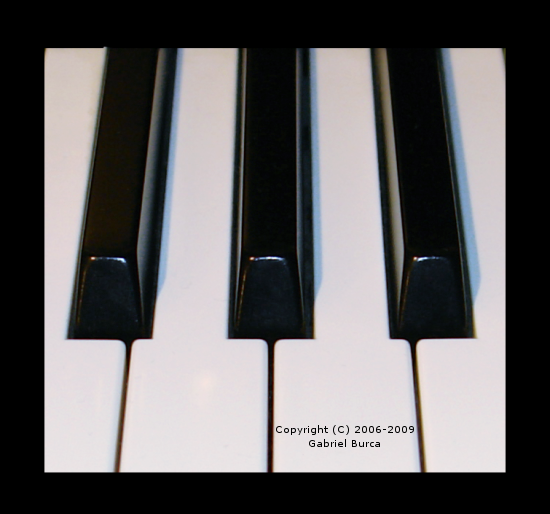
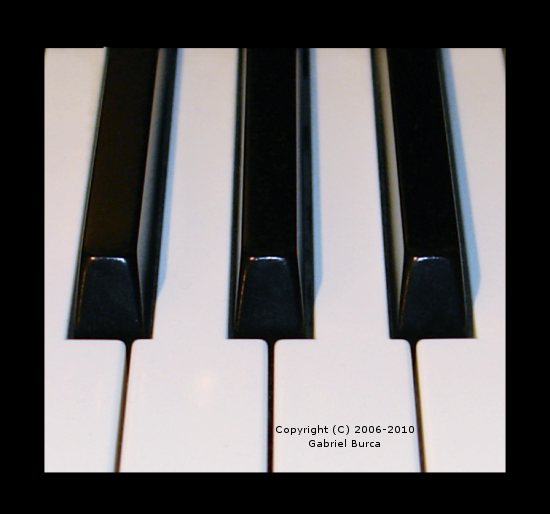
The second w=550, h=514 image is a revision of the first. Changes to its layers:
renamed "Copyright (C) 2006-2009 ..." to "Copyright (C) 2006-2010 ...", painted on it over 402, 426, 414, 433
